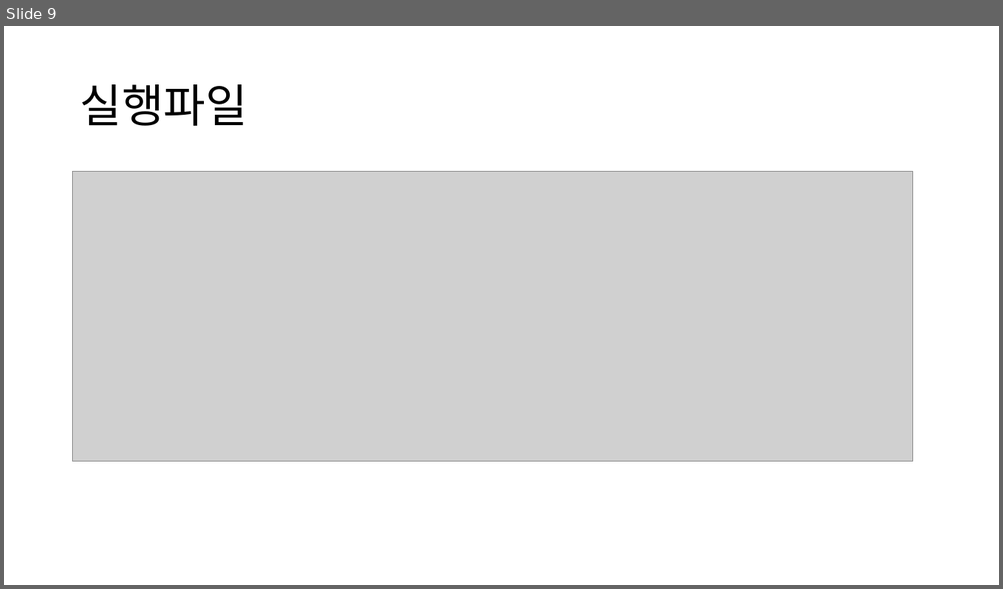
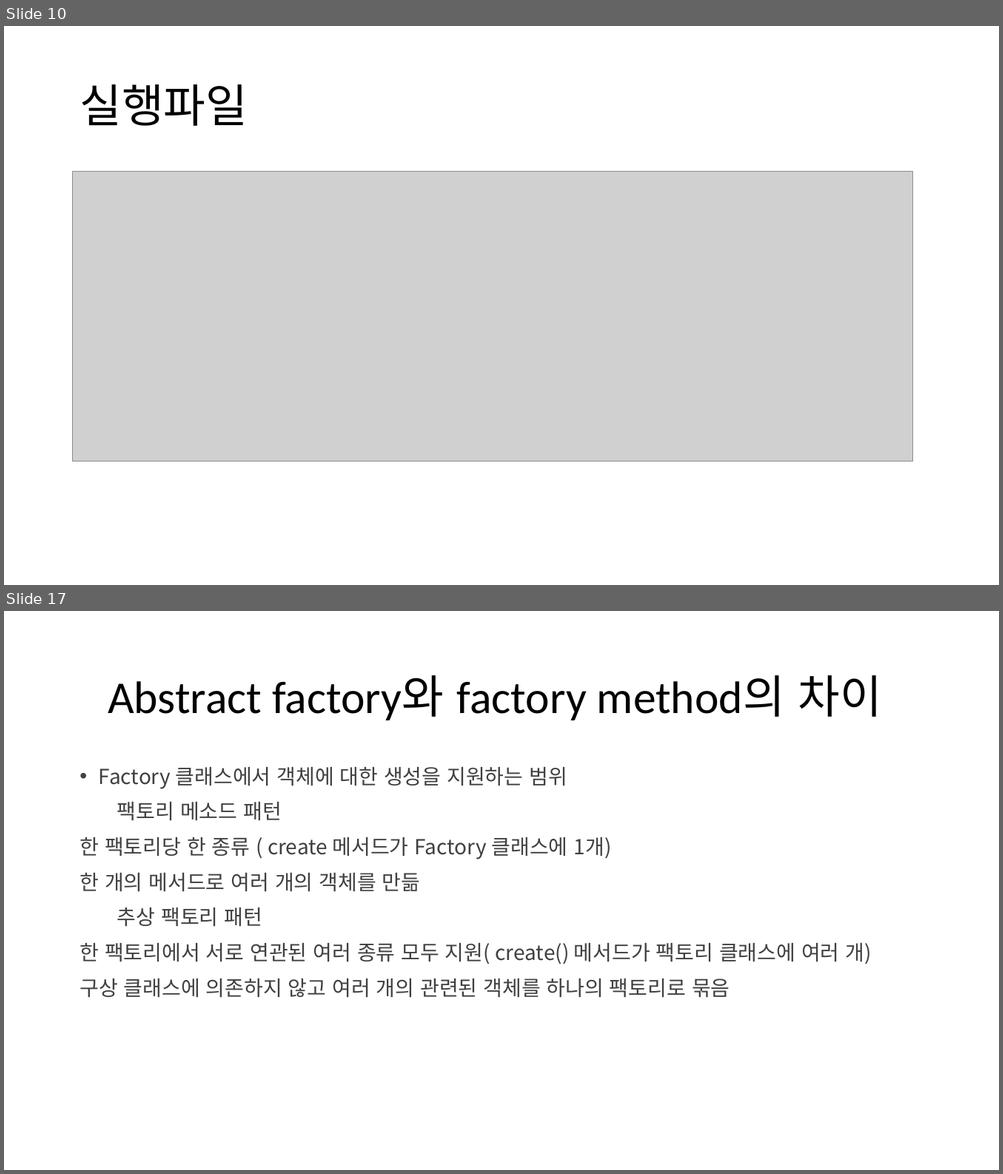
Before and after one commit to wook-dragon/young-rich, a slide deck: Factory_Pattern/Hannyuck/Factory_Method_Pattern_ppt.pptx. Shown one above the other, each under a label of ours: slide 9 before the commit, slides 10 and 17 after it; the slides between them are not shown. The pictures are 1003x589 and 1003x1174 pixels, drawn with LibreOffice and Linux fonts; fonts in the diff are those of the drawing; grey boxes stand for pictures; background and template pictures are left out. Boxes give left, top, right and bottom in pixels: in the first picture for what was removed or moved away, otherwise in the second. Text is boxed around its words. In the diff, an @@ line names an element or a change of style, - is before the commit and + after.

Commit message:
Abstract Factory Pattern

```diff
--- a/Factory_Pattern/Hannyuck/Factory_Method_Pattern_ppt.pptx
+++ b/Factory_Pattern/Hannyuck/Factory_Method_Pattern_ppt.pptx
@@ slide 17 added at [4,611,999,1170], background picture (left out) @@
@@ title added at [108,675,882,721], 44 pt, text #000000 @@
+Abstract factory와 factory method의 차이
@@ text added at [79,767,872,998], 20 pt, text #404040 @@
+• Factory 클래스에서 객체에 대한 생성을 지원하는 범위
+팩토리 메소드 패턴
+한 팩토리당 한 종류 ( create 메서드가 Factory 클래스에 1개)
+한 개의 메서드로 여러 개의 객체를 만듦
+추상 팩토리 패턴
+한 팩토리에서 서로 연관된 여러 종류 모두 지원( create() 메서드가 팩토리 클래스에 여러 개)
+구상 클래스에 의존하지 않고 여러 개의 관련된 객체를 하나의 팩토리로 묶음
@@ what was slide 9 is now slide 10 @@
```
Also in this commit, not shown: 2 slides changed, 11 other slides added, 25 other files.
